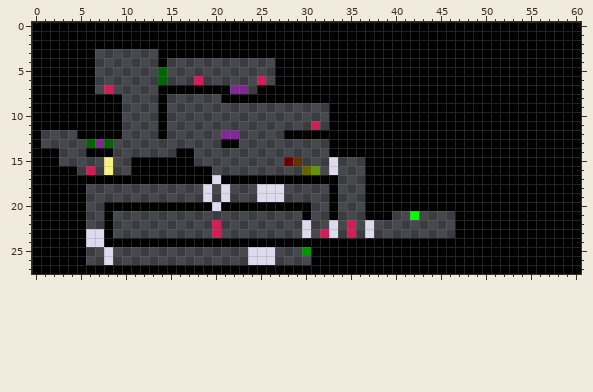
Edited in one commit: pixel-art sprite (The Seekers Way 0.2/Maps/Level3.png). That is the earlier state.
The file is 61x28 pixels. Pixels under 10% opacity are left out. Colours within 5 levels of each other are drawn and written as one.
After the commit:
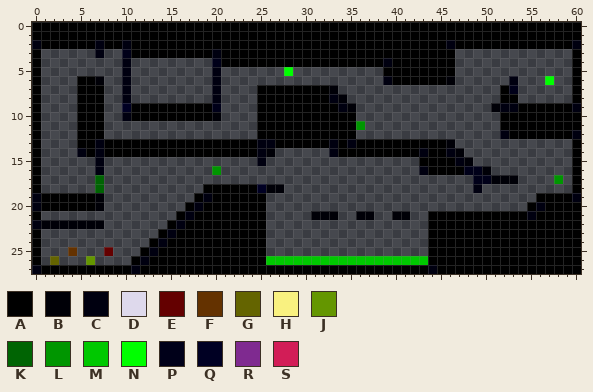
Palette (. is transparent): A #000000  B #000007  C #000010  D #ded9ec  E #640000  F #643200  G #646400  H #f9f180  J #649600  K #006403  L #009600  M #00c800  N #00ff00  P #000019  Q #000023  R #7f2a90  S #d21d57
Diff:
y 2: x 0 A -> C; x 7 A -> C; x 10 A -> C; x 46 A -> C; x 60 A -> C
y 3: x 1..7 AAAAAA. -> ......C; x 10..13 .... -> PAAA; x 20 A -> C; x 47..59 AAAAAAAAAAAAA -> .............
y 4: x 1..6 AAAAAA -> ......; x 10 . -> C; x 14 A -> .; x 20..26 ....... -> PAAAAAA; x 39 A -> C; x 47..59 AAAAAAAAAAAAA -> .............
y 5: x 1..6 AAAAAA -> ......; x 10 . -> C; x 14 K -> .; x 20 . -> C; x 27..38 AAAAAAAAAAAA -> .N..........; x 47..59 AAAAAAAAAAAAA -> .............
y 6: x 1..4 AAAA -> ....; x 7 . -> B; x 10 . -> C; x 14 K -> .; x 18 S -> .; x 20 . -> C; x 25 S -> .; x 27..39 AAAAAAAAAAAAA -> ............C; x 46..59 AAAAAAAAAAAAAA -> B......C...N..
y 7: x 1..4 AAAA -> ....; x 7..8 .S -> A.; x 10 . -> C; x 14..23 AAAAAAAARR -> ......C...; x 33..51 AAAAAAAAAAAAAAAAAAA -> B..................; x 53..59 AAAAAAA -> P......
y 8: x 1..4 AAAA -> ....; x 8..10 AA. -> ..C; x 14 A -> .; x 20..24 .AAAA -> C....; x 33..51 AAAAAAAAAAAAAAAAAAA -> CB.................; x 54..59 AAAAAA -> ......
y 9: x 1..4 AAAA -> ....; x 8..13 AA.... -> ..QAAA; x 15..20 ...... -> AAAAAP; x 25..32 ........ -> AAAAAAAA; x 34..53 AAAAAAAAAAAAAAAAAAAA -> CB...............BCC; x 60 A -> C
y 10: x 1..4 AAAA -> ....; x 8..13 AA.... -> ..CAAA; x 15..20 ...... -> AAAAAB; x 25..32 ........ -> AAAAAAAA; x 36..51 AAAAAAAAAAAAAAAA -> ................
y 11: x 1..4 AAAA -> ....; x 8..9 AA -> ..; x 14 A -> .; x 25..32 ......S. -> AAAAAAAA; x 36..51 AAAAAAAAAAAAAAAA -> L...............
y 12: x 8..9 AA -> ..; x 14 A -> .; x 21..22 RR -> ..; x 25..27 ... -> AAA; x 36..52 AAAAAAAAAAAAAAAAA -> ................C; x 60 A -> C
y 13: x 5..20 .KRK............ -> AACAAAAAAAAAAAAA; x 23..33 ..........A -> AACCAAAAAAC; x 35 A -> C; x 46..59 AAAAAAAAAAAAAA -> B.............
y 14: x 1..2 AA -> ..; x 5 . -> C; x 7 A -> C; x 9..15 ....... -> AAAAAAA; x 18..26 ......... -> AAAAAAACB; x 33 A -> C; x 43 A -> C; x 46..59 AAAAAAAAAAAAAA -> CB............
y 15: x 1..2 AA -> ..; x 7..8 .H -> C.; x 11..17 AAAAAAA -> .......; x 25 . -> C; x 28..29 EF -> ..; x 33 D -> .; x 37..42 AAAAAA -> ......; x 47..59 AAAAAAAAAAAAA -> CB...........
y 16: x 1..4 AAAA -> ....; x 6..8 S.H -> .C.; x 11..20 AAAAAAAAA. -> .........L; x 30..31 GJ -> ..; x 33 D -> .; x 37..43 AAAAAAA -> ......C; x 48..59 AAAAAAAAAAAA -> PPB.........
y 17: x 1..33 AAAAAAAAAAAAAAAAAAADAAAAAAAAAAAAA -> ......K..........................; x 37..59 AAAAAAAAAAAAAAAAAAAAAAA -> ............PPBBB....L.
y 18: x 1..5 AAAAA -> .....; x 7 . -> K; x 19..27 D.D...DDD -> AAAAAAQBB; x 33 A -> .; x 37..59 AAAAAAAAAAAAAAAAAAAAAAA -> ............C..........
y 19: x 0 A -> C; x 6..7 .. -> AB; x 18..27 .D.D...DDD -> ACAAAAAA..; x 33 A -> .; x 37..55 AAAAAAAAAAAAAAAAAAA -> ...................; x 60 A -> C
y 20: x 0 A -> C; x 6..16 ..AAAAAAAAA -> AB.........; x 18 A -> C; x 20 D -> A; x 26..30 AAAAA -> .....; x 33 A -> .; x 37..54 AAAAAAAAAAAAAAAAAA -> ..................; x 56 A -> C
y 21: x 1..5 AAAAA -> .....; x 8 A -> .; x 16..25 .......... -> ACAAAAAAAA; x 30..33 A..A -> .BBB; x 36..42 .AAA..N -> BB..BB.; x 44..46 ... -> AAA; x 55 A -> C
y 22: x 0..8 AAAAAA..A -> CBBBBBBB.; x 15..25 .....S..... -> ACAAAAAAAAA; x 30 D -> .; x 33 D -> .; x 35 S -> .; x 37 D -> .; x 44..46 ... -> AAA
y 23: x 1..8 AAAAADDA -> ........; x 14..25 ......S..... -> ACAAAAAAAAAA; x 30 D -> .; x 32..33 SD -> ..; x 35 S -> .; x 37 D -> .; x 44..46 ... -> AAA
y 24: x 1..12 AAAAADDAAAAA -> ............; x 14 A -> C; x 26..43 AAAAAAAAAAAAAAAAAA -> ..................
y 25: x 1..5 AAAAA -> ...F.; x 8 D -> E; x 12..26 ............DDD -> ACAAAAAAAAAAAA.; x 30..43 LAAAAAAAAAAAAA -> ..............
y 26: x 1..6 AAAAA. -> .G...J; x 8 D -> .; x 11..43 .............DDD....AAAAAAAAAAAAA -> ACAAAAAAAAAAAAAMMMMMMMMMMMMMMMMMM
y 27: x 0 A -> C; x 11 A -> C; x 44 A -> C
